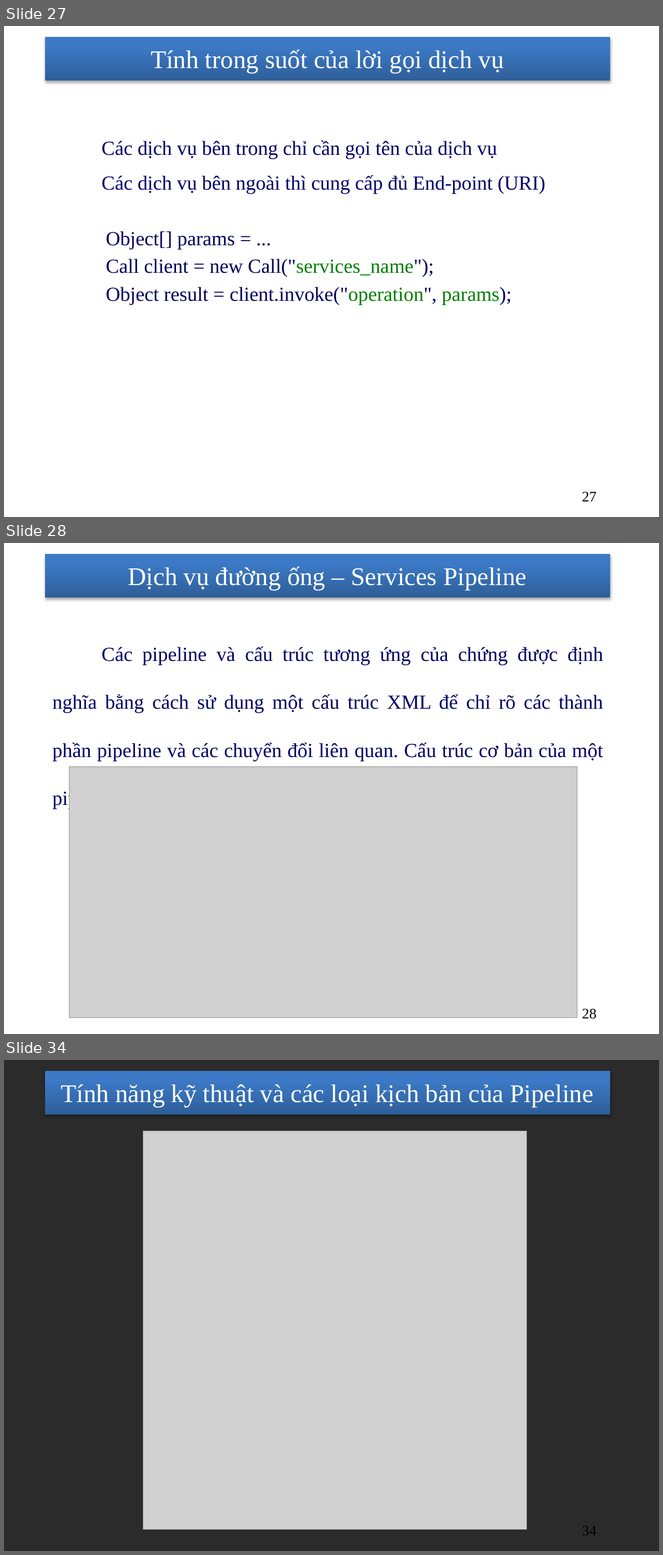
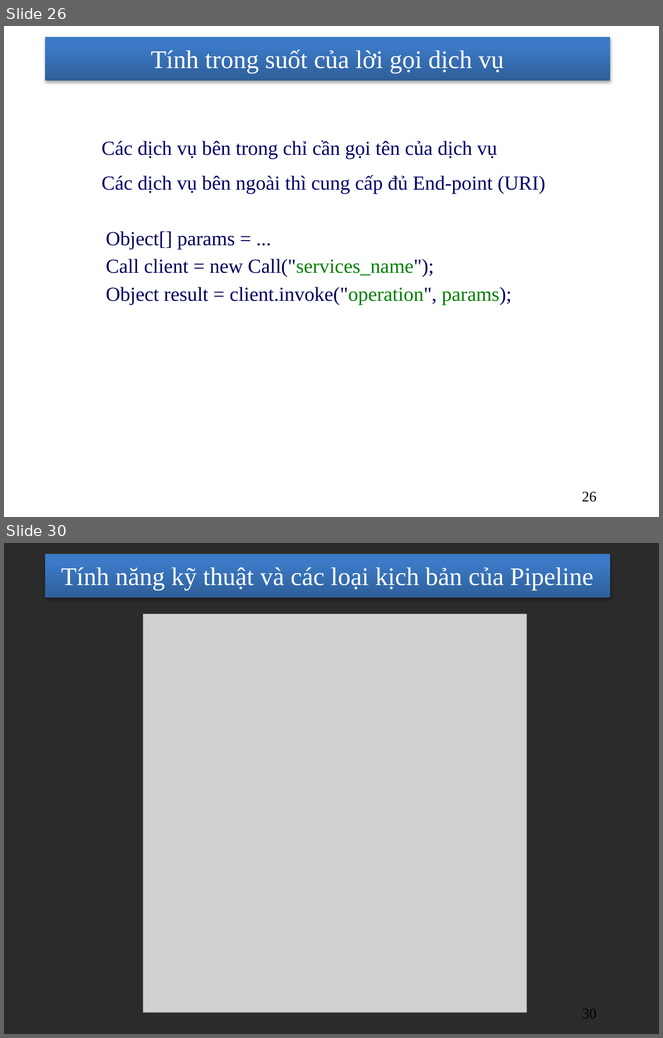
Before and after one commit to nhanhnt/LUANVAN, a slide deck: WORD/luanvan_nhanhnt_ver8.pptx. Shown one above the other, each under a label of ours: slides 27, 28 and 34 before the commit, slides 26 and 30 after it; the slides between them are not shown. The pictures are 663x1555 and 663x1038 pixels, drawn with LibreOffice and Linux fonts; fonts in the diff are those of the drawing; grey boxes stand for pictures; background and template pictures are left out; a plain dark background stands for a picture behind light text. Boxes give left, top, right and bottom in pixels: in the first picture for what was removed or moved away, otherwise in the second. Text is boxed around its words. In the diff, an @@ line names an element or a change of style, - is before the commit and + after.

```diff
--- a/WORD/luanvan_nhanhnt_ver8.pptx
+++ b/WORD/luanvan_nhanhnt_ver8.pptx
@@ slide 28 removed at bbox=[4, 543, 659, 1034], background picture (left out); not listed: 1 template element that a slide beside it also shows @@
@@ title removed at bbox=[128, 566, 527, 590] @@
-Dịch vụ đường ống – Services Pipeline
@@ text removed at bbox=[52, 646, 604, 809] @@
-    Các pipeline và cấu trúc tương ứng của chứng được định nghĩa bằng cách sử dụng một cấu trúc XML để chỉ rõ các thành phần pipeline và các chuyển đổi liên quan. Cấu trúc cơ bản của một pipeline đơn giản
@@ picture removed at bbox=[70, 767, 577, 1018] @@
@@ page number removed at bbox=[582, 1009, 597, 1019] @@
-28
@@ what was slide 27 is now slide 26 @@
@@ page number at bbox=[582, 492, 597, 502]: text changed @@
-27
+26
@@ what was slide 34 is now slide 30 @@
@@ page number at bbox=[582, 1009, 597, 1019]: text changed @@
-34
+30
```
Also in this commit, not shown: 2 slides changed, 2 slides added, 5 other slides removed.
